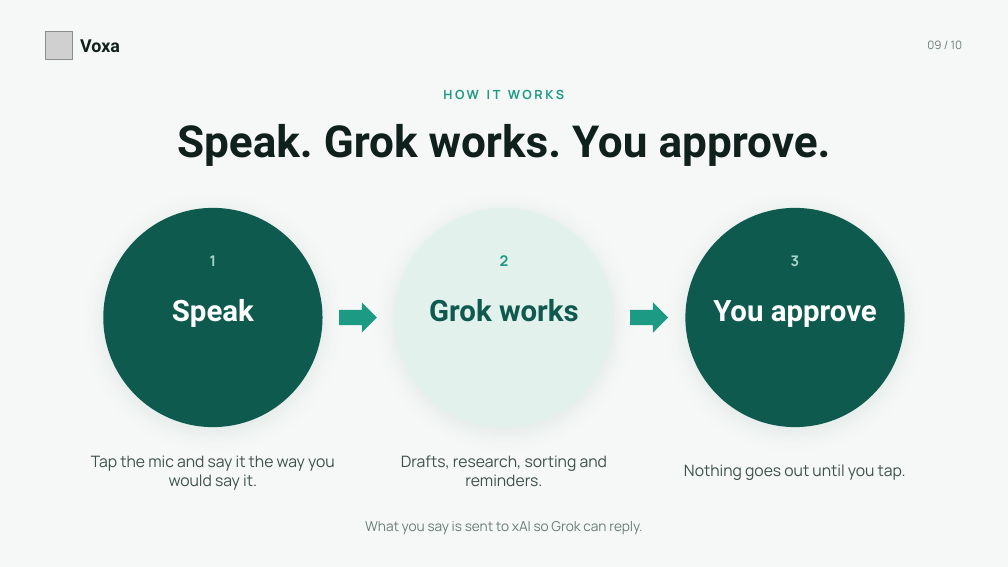
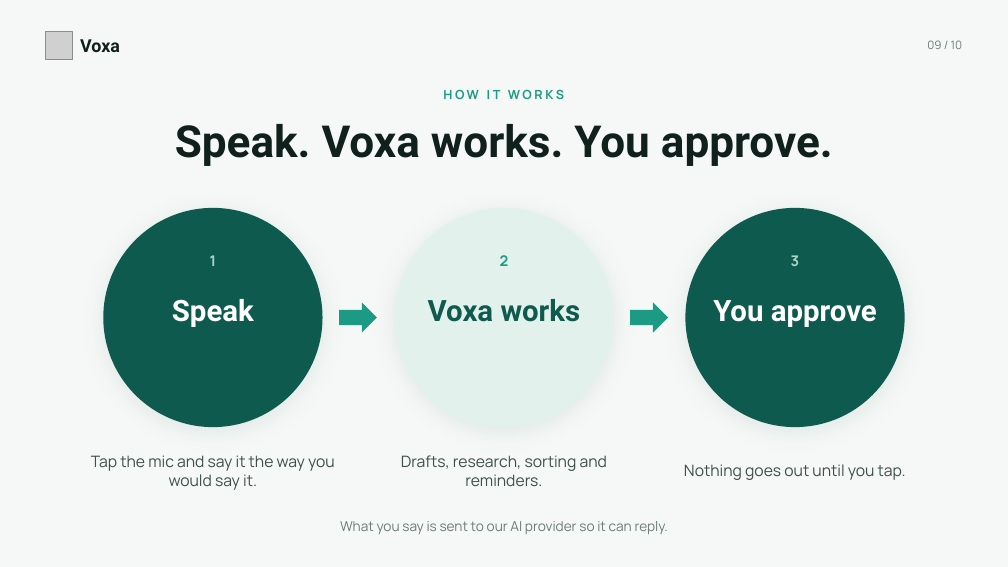
Before and after one commit to eriqbre/voxa-site, a slide deck: slide 9 of pitch/voxa-pitch.pptx. Drawn at 1008x567 pixels with LibreOffice and Linux fonts; fonts in the diff are those of the drawing; grey boxes stand for pictures. Boxes give left, top, right and bottom in pixels: in the first picture for what was removed or moved away, otherwise in the second. Text is boxed around its words. In the diff, an @@ line names an element or a change of style, - is before the commit and + after.

```diff
--- a/pitch/voxa-pitch.pptx
+++ b/pitch/voxa-pitch.pptx
@@ text at (x1=175, y1=124, x2=833, y2=166): text changed @@
-Speak. Grok works. You approve.
+Speak. Voxa works. You approve.
@@ text at (x1=428, y1=299, x2=581, y2=322): text changed @@
-Grok works
+Voxa works
@@ text at (x1=340, y1=521, x2=668, y2=534): text changed @@
-What you say is sent to xAI so Grok can reply.
+What you say is sent to our AI provider so it can reply.
```
Also in this commit, not shown: 4 other slides changed, 13 other files.
